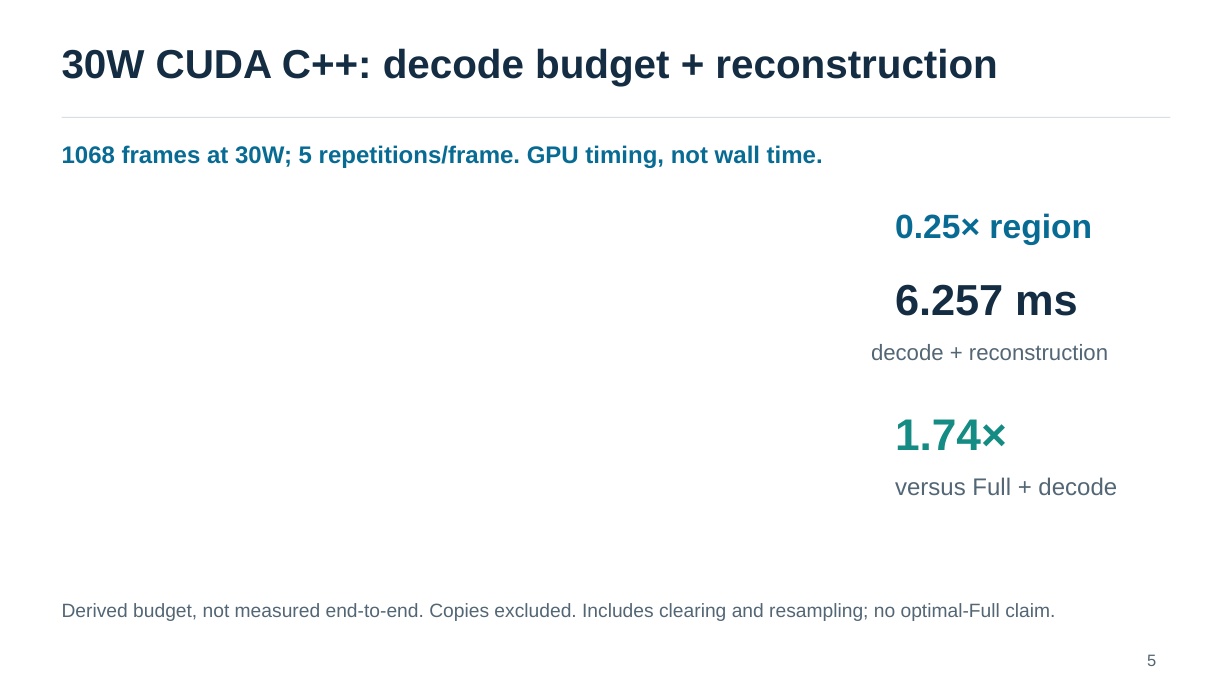
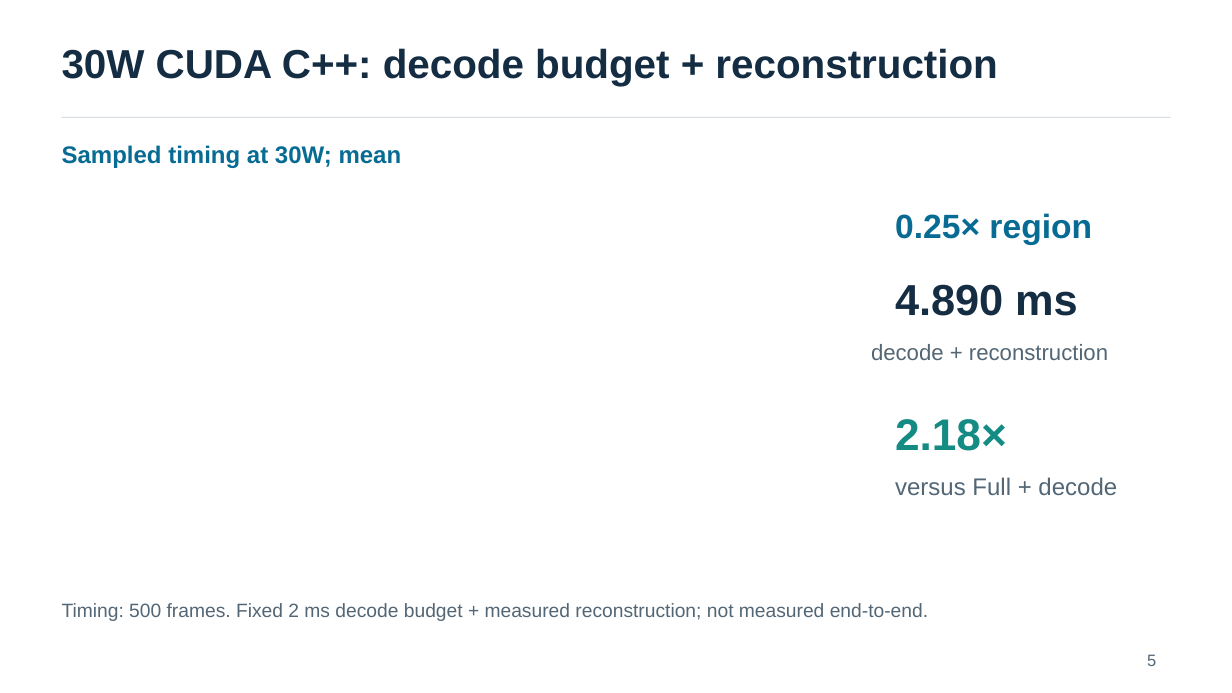
Before and after one commit to yingtian991221/stereo-eye-reconstruction, a slide deck: slide 5 of presentations/weekly_20261029/weekly_20261029_english_30w.pptx. Drawn at 1232x693 pixels with LibreOffice and Linux fonts; fonts in the diff are those of the drawing. Boxes give left, top, right and bottom in pixels: in the first picture for what was removed or moved away, otherwise in the second. Text is boxed around its words. In the diff, an @@ line names an element or a change of style, - is before the commit and + after.

```diff
--- a/presentations/weekly_20261029/weekly_20261029_english_30w.pptx
+++ b/presentations/weekly_20261029/weekly_20261029_english_30w.pptx
@@ text at box(62, 145, 402, 168): text changed @@
-1068 frames at 30W; 5 repetitions/frame. GPU timing, not wall time.
+Sampled timing at 30W; mean
@@ text at box(895, 284, 1078, 316): text changed @@
-6.257 ms
+4.890 ms
@@ text at box(895, 419, 1007, 451): text changed @@
-1.74×
+2.18×
@@ text at box(62, 603, 928, 621): text changed @@
-Derived budget, not measured end-to-end. Copies excluded. Includes clearing and resampling; no optimal-Full claim.
+Timing: 500 frames. Fixed 2 ms decode budget + measured reconstruction; not measured end-to-end.
```
Also in this commit, not shown: 2 other slides changed, 11 other files.
